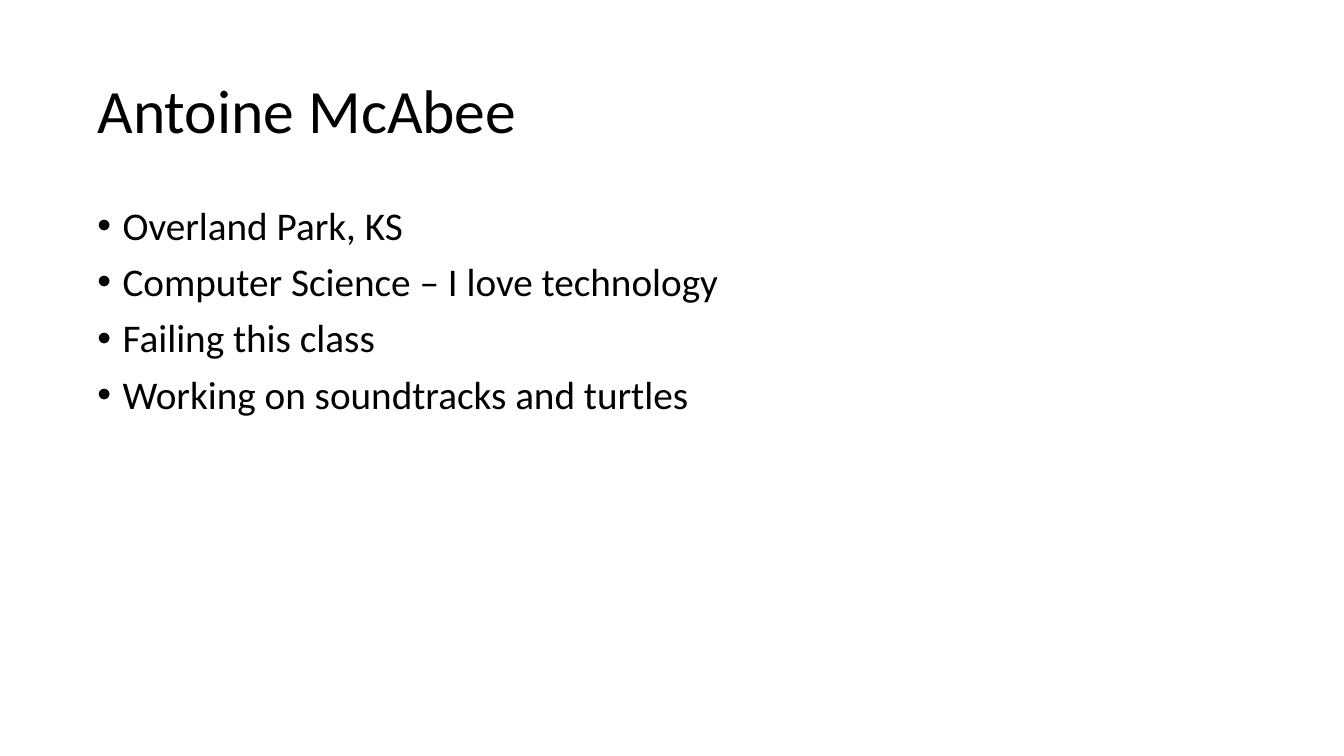
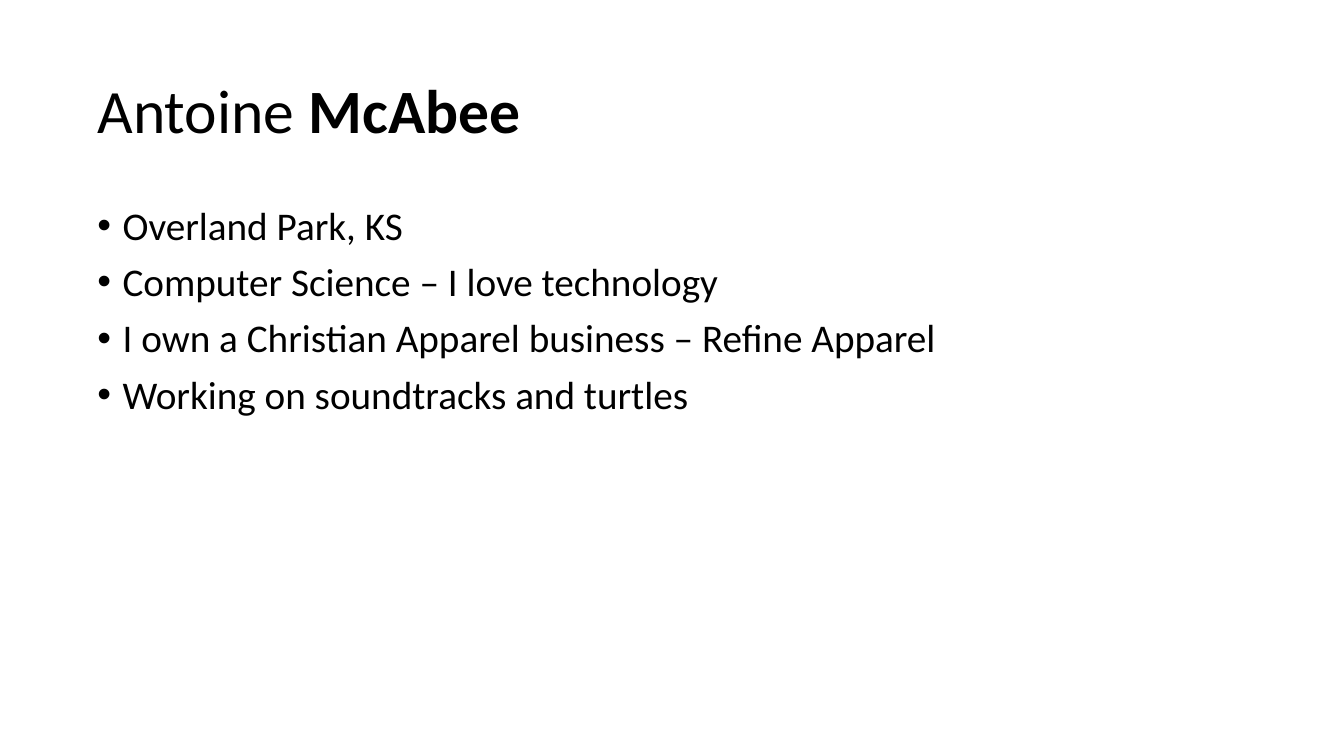
Before and after one commit to antoinemcabee/Mario-Bros., a slide deck: slide 3 of progressreport (3) (1).pptx. Drawn at 1344x756 pixels with LibreOffice and Linux fonts; fonts in the diff are those of the drawing. Boxes give left, top, right and bottom in pixels: in the first picture for what was removed or moved away, otherwise in the second. Text is boxed around its words. In the diff, an @@ line names an element or a change of style, - is before the commit and + after.

```diff
--- a/progressreport (3) (1).pptx
+++ b/progressreport (3) (1).pptx
@@ title "Antoine McAbee" at [97,89,521,134]: bold on in "McAbee" @@
@@ text at [123,324,935,359]: text changed @@
-• Failing this class
+• I own a Christian Apparel business – Refine Apparel
```
Also in this commit, not shown: 9 other slides changed.
